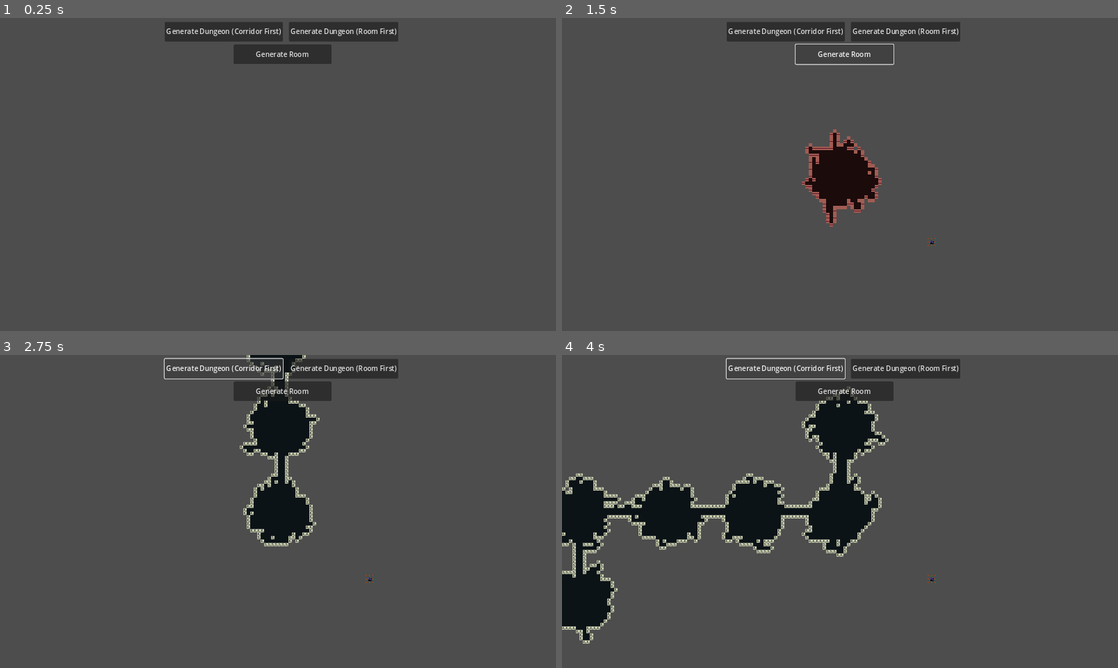
Above: before the commit, frames 1-4 (two rows, left to right).
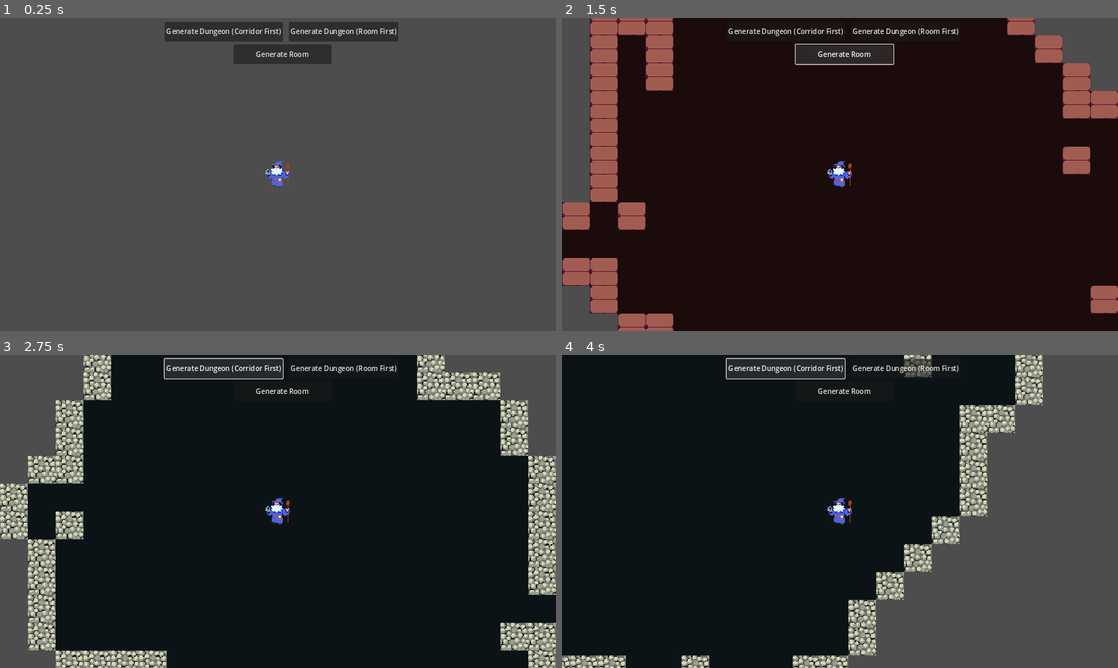
Above: after the commit, the same moments.

Repository: WizardsNStuff/Zealot-of-Wanderlust
Game: Godot game, scene res://Proc Gen/proc_gen.tscn
Two runs of this game, one before a commit and one after it. Both use one fixed random seed, a clock stepped at 60 frames per second and the inputs below. This scene is started directly instead of the project's main scene.
Inputs:
- Up to frame 1 (0.25 s): no input
- Up to frame 2 (1.5 s): click "Generate Dungeon (Room First)" at 0.5 s; click "Generate Room" at 1.25 s
- Up to frame 3 (2.75 s): click "Generate Dungeon (Corridor Fi…" at 2 s
- Up to frame 4 (4 s): tap Enter at 2.75 s; hold Right (ui_right) 2.78-3.53 s; hold Down (ui_down) from 3.53 s (still down)

The runs differ from the first frame. In frame 1, 0.2% of the frame differs, in the area x 47-53%, y 45-55%; in frame 2, 92%, in the area x 0-100%, y 0-100%; in frame 3, 86%; in frame 4, 60%.

Commit message:
added a player and camera on player for testing

Diff:
--- /dev/null
+++ b/zealot-of-wanderlust/Proc Gen/player.gd
@@ -0,0 +1,12 @@
+extends CharacterBody2D
+class_name Player
+
+@export var speed = 400
+
+func get_input():
+	var input_direction = Input.get_vector("ui_left", "ui_right", "ui_up", "ui_down")
+	velocity = input_direction * speed
+
+func _physics_process(delta):
+	get_input()
+	move_and_slide()
--- a/zealot-of-wanderlust/Proc Gen/proc_gen.tscn
+++ b/zealot-of-wanderlust/Proc Gen/proc_gen.tscn
@@ -7,6 +7,8 @@
 [ext_resource type="Script" path="res://Proc Gen/floor_tilemap_layer.gd" id="5_r24de"]
 [ext_resource type="Script" path="res://Proc Gen/wall_tilemap_layer.gd" id="6_h0tht"]
 [ext_resource type="Script" path="res://Proc Gen/staircase_tilemap_layer.gd" id="7_w8t8j"]
+[ext_resource type="Texture2D" uid="uid://lfbu6udkpv3f" path="res://Assets/rogues.png" id="8_6mb0v"]
+[ext_resource type="Script" path="res://Proc Gen/player.gd" id="8_rtipn"]
 
 [sub_resource type="TileSetAtlasSource" id="TileSetAtlasSource_fg6tr"]
 texture = ExtResource("4_ay2sl")
@@ -104,6 +106,7 @@
 min_room_height = 20
 dungeon_width = 80
 dungeon_height = 80
+room_offset = 3
 random_walk_room = true
 
 [node name="ProcGenView" type="CanvasLayer" parent="." node_paths=PackedStringArray("proc_gen_controller", "gen_room_btn", "corridor_first_btn", "room_first_btn")]
@@ -146,5 +149,21 @@
 tile_set = SubResource("TileSet_oibp5")
 script = ExtResource("7_w8t8j")
 
+[node name="Player" type="CharacterBody2D" parent="."]
+floor_constant_speed = true
+platform_on_leave = 2
+script = ExtResource("8_rtipn")
+speed = 200
+
+[node name="Sprite2D" type="Sprite2D" parent="Player"]
+texture = ExtResource("8_6mb0v")
+hframes = 6
+vframes = 7
+frame = 25
+
+[node name="Camera2D" type="Camera2D" parent="Player"]
+zoom = Vector2(2, 2)
+
 [node name="Camera2D" type="Camera2D" parent="."]
+visible = false
 zoom = Vector2(0.25, 0.25)
--- a/zealot-of-wanderlust/Proc Gen/proc_gen_controller.gd
+++ b/zealot-of-wanderlust/Proc Gen/proc_gen_controller.gd
@@ -820,14 +820,17 @@
 	# enqueue the initial space to split
 	rooms_queue.push_back(space_to_split)
 
-	var list = []
+	# FOR TESTING PURPOSES
+	#var list = []
 
 	# process the queue until all spaces have been handled
 	while (rooms_queue.size() > 0):
 		# dequeue the next room to process
 		var room : AABB = rooms_queue.pop_front()
-		var str = str(room.position.x) + "," + str(room.position.y) + "," + str(room.size.x) + "," + str(room.size.y)
-		list.append(str)
+
+		# FOR TESTING PURPOSES
+		#var str = str(room.position.x) + "," + str(room.position.y) + "," + str(room.size.x) + "," + str(room.size.y)
+		#list.append(str)
 
 		# check if the room is large enough to split
 		if (room.size.y >= min_room_height && room.size.x >= min_room_width):
@@ -869,6 +872,8 @@
 				else:
 					rooms_list.append(room)
 
+	# FOR TESTING PURPOSES
+	#print(list)
 	# return the list of created rooms
 	return rooms_list
 
Not shown: 1 places in zealot-of-wanderlust/Proc Gen/proc_gen.tscn that only renumber resources
